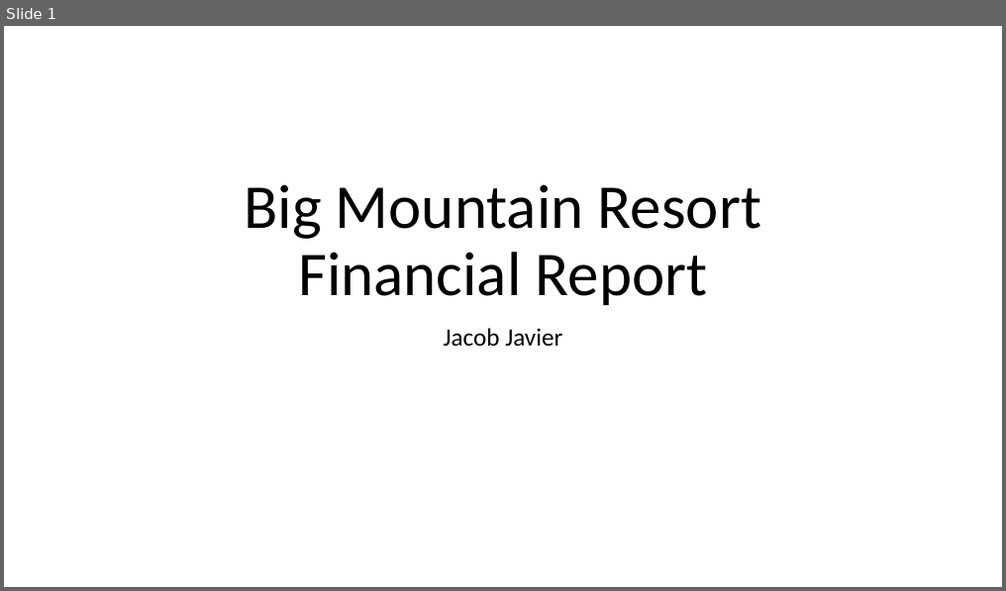
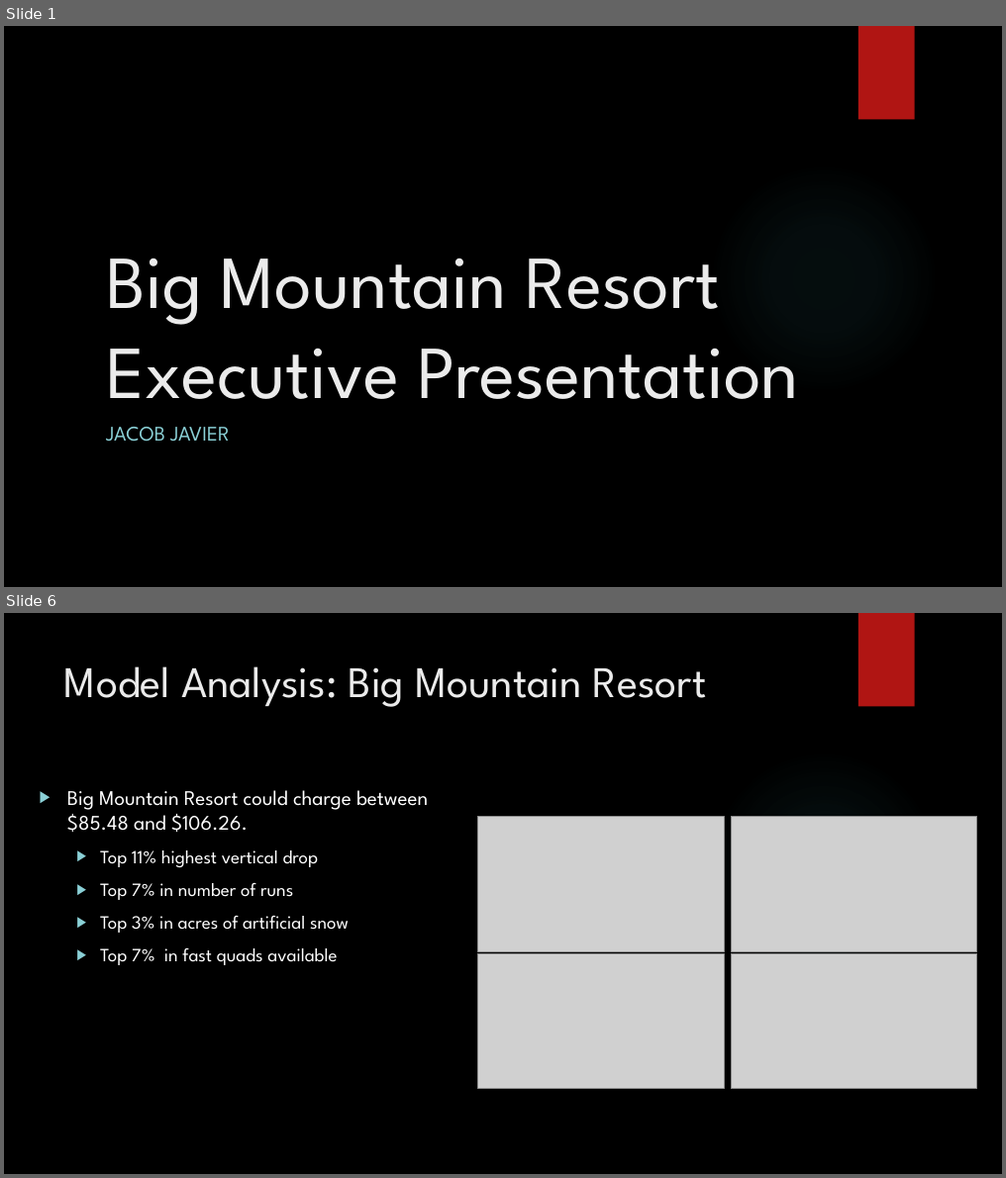
Before and after one commit to jpjavier23/DataScienceGuidedCapstone, a slide deck: Big Mountain Resort Executive Presentation.pptx. Shown one above the other, each under a label of ours: slide 1 before the commit, slides 1 and 6 after it; the slides between them are not shown. The pictures are 1006x591 and 1006x1178 pixels, drawn with LibreOffice and Linux fonts; fonts in the diff are those of the drawing; grey boxes stand for pictures; background and template pictures are left out. Boxes give left, top, right and bottom in pixels: in the first picture for what was removed or moved away, otherwise in the second. Text is boxed around its words. In the diff, an @@ line names an element or a change of style, - is before the commit and + after.

Commit message:
executive presentation complete and ready for final review before submission

```diff
--- a/Big Mountain Resort Executive Presentation.pptx
+++ b/Big Mountain Resort Executive Presentation.pptx
@@ slide 6 added at (4, 613, 1002, 1174), background picture (left out); not listed: 2 template elements that a slide beside it also shows @@
@@ title added at (64, 666, 707, 707), 42 pt, text #EBEBEB @@
+Model Analysis: Big Mountain Resort
@@ text added at (67, 790, 428, 965), 18 pt, text #FFFFFF @@
+▶ Big Mountain Resort could charge between $85.48 and $106.26.
+  ▶ Top 11% highest vertical drop
+  ▶ Top 7% in number of runs
+  ▶ Top 3% in acres of artificial snow
+  ▶ Top 7% in fast quads available
@@ group added at (478, 817, 976, 1089): 4 pictures @@
@@ slide 1 changed as well @@
@@ background #FFFFFF to picture (left out) @@
@@ rectangle added at (858, 26, 915, 120), fill #B01513 @@
@@ ellipse added at (709, 163, 939, 393), fill gradient #50B9C1 @@
@@ title at (106, 258, 799, 399): text changed; size 60 to 72 pt; font Calibri to League Spartan; text colour #000000 to #EBEBEB @@
-Big Mountain Resort Financial Report
+Big Mountain Resort Executive Presentation
@@ subtitle at (106, 427, 230, 442): text changed; size 24 to 20 pt; font Calibri to League Spartan; text colour #000000 to #8AD0D6 @@
-Jacob Javier
+JACOB JAVIER
```
Also in this commit, not shown: 3 other slides changed, 2 other slides added, 3 slides removed, 1 other file.
